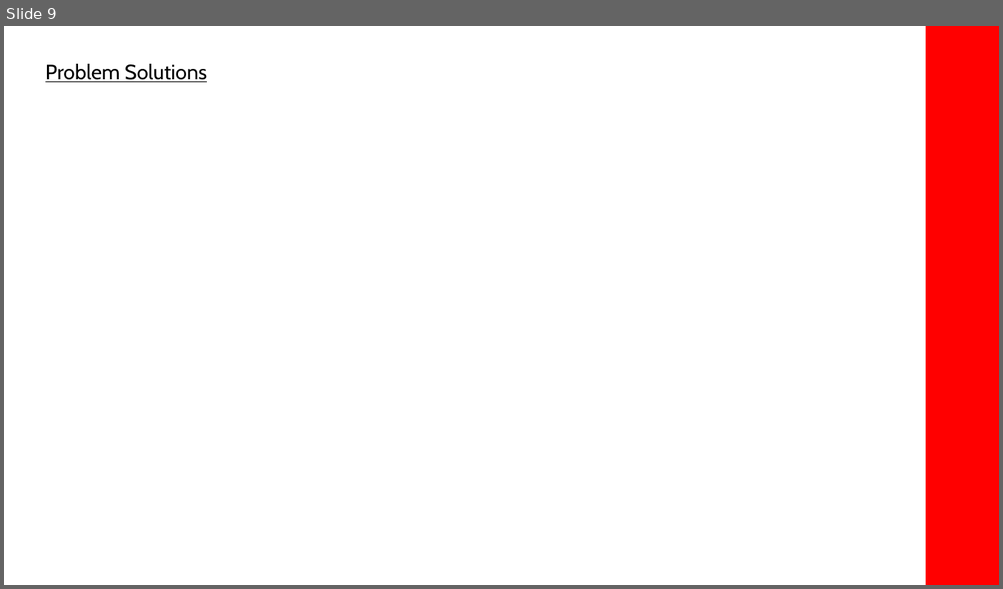
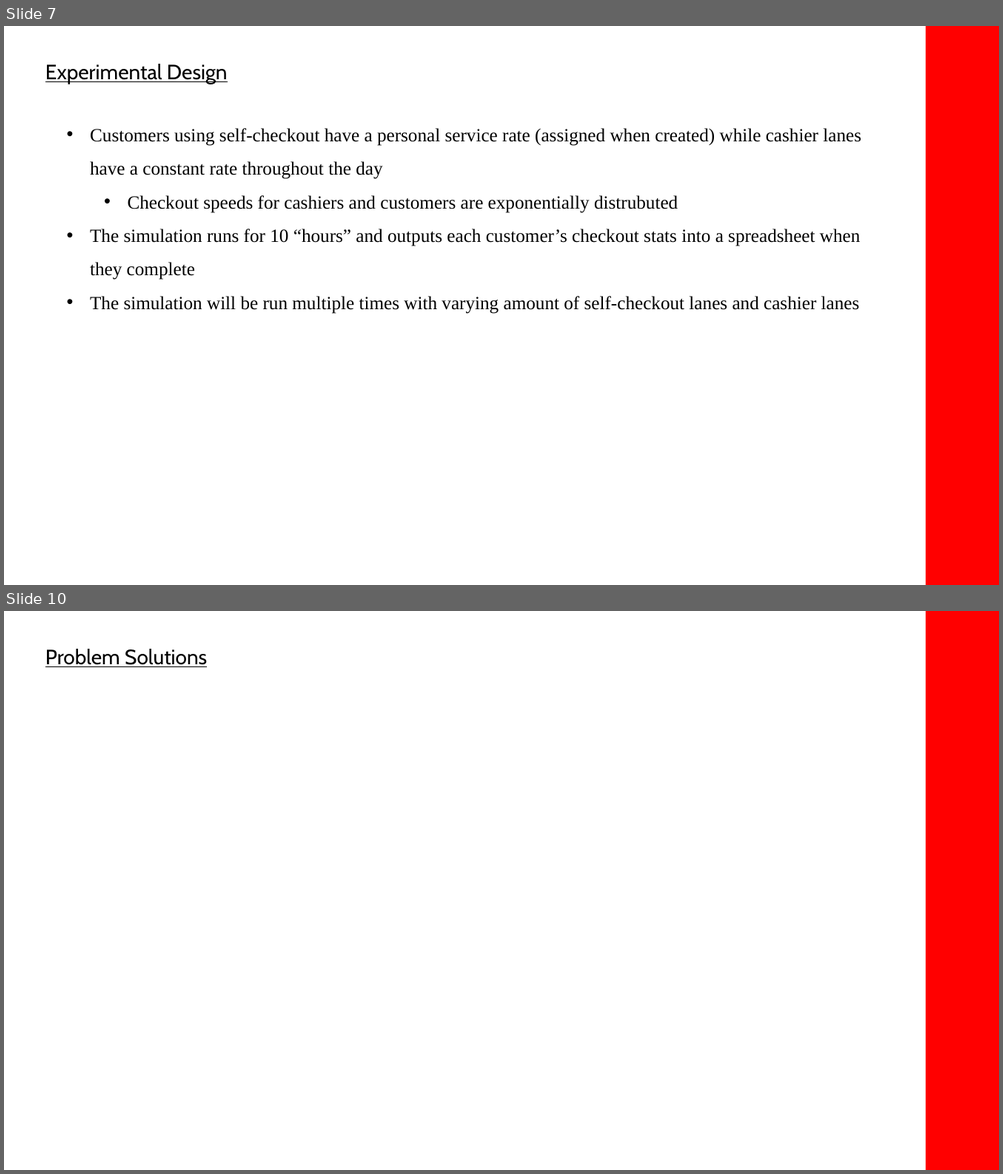
Before and after one commit to adn17/CS1538-Final-Project-Giant-Eagle, a slide deck: 1538_Powerpoint.pptx. Shown one above the other, each under a label of ours: slide 9 before the commit, slides 7 and 10 after it; the slides between them are not shown. The pictures are 1003x589 and 1003x1174 pixels, drawn with LibreOffice and Linux fonts; fonts in the diff are those of the drawing. Boxes give left, top, right and bottom in pixels: in the first picture for what was removed or moved away, otherwise in the second. Text is boxed around its words. In the diff, an @@ line names an element or a change of style, - is before the commit and + after.

Commit message:
Final commit for simulation itself, I think. Made a few cahnges to the powerpoint and will do results now

```diff
--- a/1538_Powerpoint.pptx
+++ b/1538_Powerpoint.pptx
@@ slide 7 added at <box>4,26,999,585</box>, background #FFFFFF; not listed: 1 template element that a slide beside it also shows @@
@@ text added at <box>45,64,227,84</box>, 20 pt, text #000000, underline @@
+Experimental Design
@@ text added at <box>90,128,861,314</box>, 18 pt, text #000000 @@
+• Customers using self-checkout have a personal service rate (assigned when created) while cashier lanes have a constant rate throughout the day
+  • Checkout speeds for cashiers and customers are exponentially distrubuted
+• The simulation runs for 10 “hours” and outputs each customer’s checkout stats into a spreadsheet when they complete
+• The simulation will be run multiple times with varying amount of self-checkout lanes and cashier lanes
@@ what was slide 9 is now slide 10 @@
```
Also in this commit, not shown: 5 slides changed, 4 other files.
